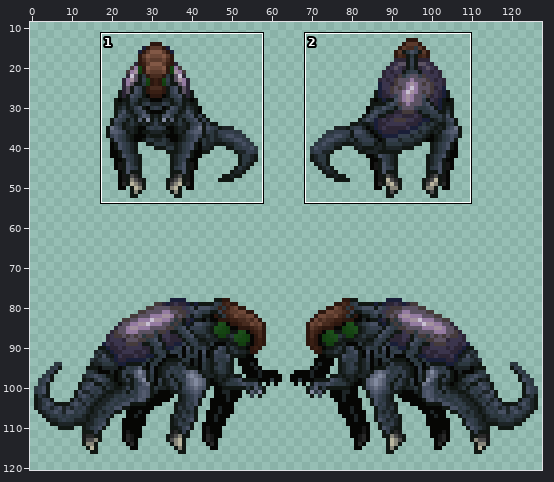
Sprite sheet -- Resources/Textures/_RMC14/Mobs/Xenonids/Hivelord/resin_whisperer_hivelord.rsi/alive.png. The first picture is a wide view before the edit; the outline marks the close-up.
Close-up. Earlier state:
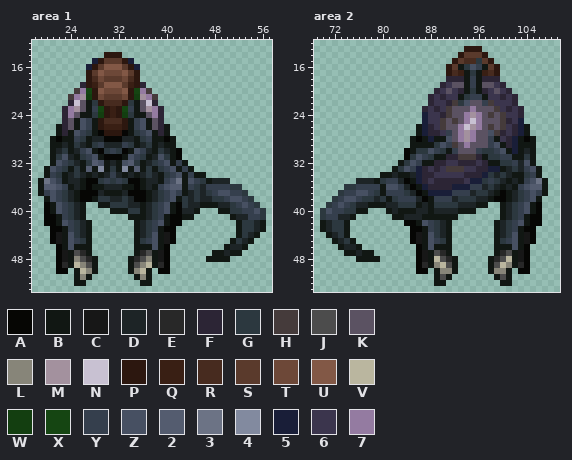
The file is 128x128 pixels. Pixels under 10% opacity are left out. Colours within 5 levels of each other are drawn and written as one. Shown: area 1: x 18..57, y 12..53; area 2: x 69..109, y 12..53. The wide view leaves out empty margins. The commit also changed other parts of the picture, which this record leaves out.
Palette (. is transparent): A #060604  B #111713  C #171717  D #1d2426  E #282828  F #2c2535  G #2c383f  H #453b3b  J #4c4c4c  K #5b5262  L #878579  M #a3919e  N #c8c1d2  P #2c170f  Q #391f14  R #472b1f  S #5a3a2c  T #6d4838  U #825846  V #bab69f  W #133e10  X #154512  Y #353f4d  Z #475062  2 #545c6f  3 #6c7385  4 #828a9f  5 #191e38  6 #3b354d  7 #947ba1
Pixels before, area 1, first column x 19:
14 ...........PPP........................
15 .........5PSSSP5......................
16 ........5PSUUUSP5.....................
17 ........PSUTTTUSP.....................
18 ........PRTSSSTRP.....................
19 .......FPQSUUUSQPF....................
20 ......H7XPUTTTUPX7H...................
21 .....H7MWPTSSSTPWM7H..................
22 .....FNKBGPRRRPGBKNF..................
23 ....F7MKBYXPQPXYBKM7F.................
24 ....F7KBBGWPQPWGBBK7F.................
25 ....FKBZYBPRRRPBYZBKF.................
26 ...BFKBZYBPQQQPBYZBKFB................
27 ...BFBZYGBAPPPABGYZBFB................
28 ..BABBYGBDDAAADDBGYBBAB...............
29 ..BBDBGDBGYDDDYGBDGBDBB...............
30 ..BDGBDYZBAGYGABZYDBGDBA..............
31 ..BGZDBGYZBAAABZYGBDZGBA..............
32 ..BZYGDBG2ZBDBZ2GBDGYZBYB.............
33 .BZYGBGB2B4BGB4B2BGBGYZBYB............
34 .BYGBDGDBDBDYDBDBDGDBGYZBYBB..........
35 B3ZYBDDBAAGYGYGAABDDBYZ3BZYGBDDD......
36 B22ZYBDBABBDDDBBABDBYZ22BYGDYYYYGG....
37 BYZYGDBAAADBBBDAAABDGYZYBDGDGYZZYYG...
38 .BZYGDBAABGGDDGDAABDGYZBGDGDDGGYZZYG..
39 .ABZYGDB..BBGGGDDBDGYZBAGDDBBBDDGYZYG.
40 .ABZYGDB....BBBGGBDGYZBADDB...BBGGYYZG
41 .AABYGDB.......BBBDGYBAABB......BDDYYG
42 .AABZYGDB.......BDGYZBAA.........BGGDB
43 ..AABYGDB.......BDGYBAA..........BGGDB
44 ..ACBZGDB.......BDGZBCA..........BGDB.
45 ..ACBZYGB.......BGYZBCA.........BGDB..
46 ...ABZBBB.......BBBZBA.........BDDB...
47 ...ACBJEB.......BEJBCA.......BBDBB....
48 ...ACBLJEB.....BEJLBCA......BBBB......
49 ...AEBVLJB.....BJLVBEA................
50 ...AA.BVLB.....BLVB.AA................
51 ......BLB.......BLB...................
52 ......BB.........BB...................
Pixels before, area 2, first column x 70:
13 ........................PPP...........
14 .......................PSSSP..........
15 ......................PSRRGSP.........
16 .....................PSBGZYBSP........
17 .....................PRQBGBQRP........
18 .....................FFFBYBFFF........
19 ....................F6KKBYBKK6F.......
20 ...................F6K6FBGBF6K6F......
21 ..................F6F66BGYYB66F6F.....
22 ..................F66FHGZKKYH666F.....
23 .................F6F6HKKK7KKKH6F6F....
24 .................566FHKK7M7KHKH66F....
25 .................566HKHK7N7KKKHF65....
26 ................B5F6HKK7NM7KHKH6F5B...
27 ................B5FF6YK7M7KKZHF6F5B...
28 ...............BAB5BBZK7M7KKYB6F5BAB..
29 ...............BBBBGZYHK7KKKYZBF5BBB..
30 ..............ABGGZYGBYKKKYGGYZB5BDB..
31 ..............AGZYGBBFFHHHFBGGYYBBGB..
32 .............BGZYBBFF66FFF6FBBGGYDZB..
33 ............BGZY5F6F6HHH66FF55BDGDYZB.
34 ..........BBDBBD5FF66666FFF5GDGDBBGYB.
35 ......DDDBGYYDAB5F6FFFFF655GYGDBDBYZ3B
36 ....GGYYYYBZZYDAB5FFFF555YYDGDBDBYZ22B
37 ...GYYZZYGBYYYGDAB5555YYYDGGDBABDGYZYB
38 ..GYZZYGGDGBGYYYDABYYYDGGGDDBAABDGYZB.
39 .GYZYGDDBBBDDGGGBDBGGGGDDDBB..BDGYZBA.
40 GZYYGGBB...BDBBBDDBDDDDBBB....BDGYZBA.
41 GYYDDB......BBDDDBBBBBB.......BDGYBAA.
42 BDGGB.........AABZYGDB.......BDGYZBAA.
43 BDGGB..........AABYGDB.......BDGYBAA..
44 .BDGB..........ACBZGDB.......BDGZBCA..
45 ..BDGB.........ACBZYGB.......BGYZBCA..
46 ...BDDB.........ABZBBB.......BBBZBA...
47 ....BBDBB.......ACBJEB.......BEJBCA...
48 ......BBBB......ACBVJEB.....BEJVBCA...
49 ................AEBLVJB.....BJVLBEA...
50 ................AA.BLLB.....BLLB.AA...
51 ...................BJB.......BJB......
52 ...................BB.........BB......
New version:
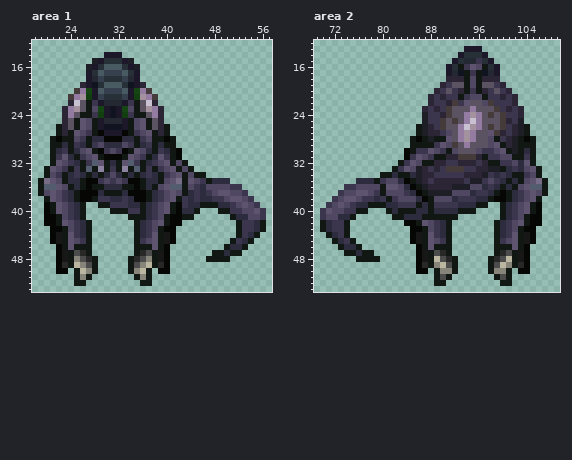
Changes in this commit:
Colour 3 changes from #6c7385 to #766c85.
Colour 4 changes from #828a9f to #8d829f.
Colour 5 changes from #191e38 to #1d1e26.
Colour D changes from #1d2426 to #2d2c3f.
Colour P changes from #2c170f to #1c1528fc.
Colour Q changes from #391f14 to #0f121efc.
Colour R changes from #472b1f to #232630fc.
Colour S changes from #5a3a2c to #262e36fc.
Colour T changes from #6d4838 to #353f4d.
Colour U changes from #825846 to #475961fc.
Colour Y changes from #353f4d to #504762.
Colour Z changes from #475062 to #5e546f.
Area 1:
Colour G becomes colour 6 in row 22 at x 28 and 34; in row 24 at x 28 and 34; in row 27 at x 27 and 35; in row 28 at x 26 and 36; in row 29 at x 25, 28, 34 and 37; in row 30 at x 23, 30, 32 and 39.
Colour G becomes colour 6 in row 31 at x 22, 26, 36 and 40; in row 32 at x 24, 27, 35 and 38; in row 33 at x 23, 25, 31, 37 and 39; in row 34 at x 22, 25, 37 and 40; in row 35 at x 29, 31, 33 and 46; in row 36 at x 45 and 51 to 52.
Colour G becomes colour 6 in row 37 at x 23, 39, 45, 47 and 53; in row 38 at x 23, 29 to 30, 33, 39, 43, 45, 48 to 49 and 54; in row 39 at x 24, 31 to 33, 38, 43, 51 and 55; in row 40 at x 24, 34 to 35, 38, 51 to 52 and 56; in row 41 at x 24, 38 and 56; in rows 42 to 43 at x 25, 37 and 53 to 54.
Colour G becomes colour 6 in row 44 at x 25, 37 and 53; in row 45 at x 26, 36 and 52.
Area 2:
Colour G becomes colour 6 in row 15 at x 96; in row 16 at x 94; in row 17 at x 95; in row 20 at x 95; in row 21 at x 94; in row 22 at x 93.
Colour G becomes colour 6 in row 29 at x 89; in row 30 at x 86 to 87, 90 and 97 to 98; in row 31 at x 85, 88, 98 to 99 and 104; in row 32 at x 84 and 100 to 101; in row 33 at x 83 and 102; in row 34 at x 98, 100 and 104.
Colour G becomes colour 6 in row 35 at x 80, 97 and 99; in row 36 at x 74 to 75 and 98; in row 37 at x 73, 79, 84, 96 to 97 and 103; in row 38 at x 72, 77 to 78, 80, 82, 93 to 95 and 103; in row 39 at x 71, 75, 83 to 85, 89 to 92 and 102; in row 40 at x 70, 74 to 75 and 102.
Colour G becomes colour 6 in row 41 at x 70 and 102; in rows 42 to 43 at x 72 to 73, 89 and 101; in row 44 at x 73, 89 and 101; in row 45 at x 74, 90 and 100.
